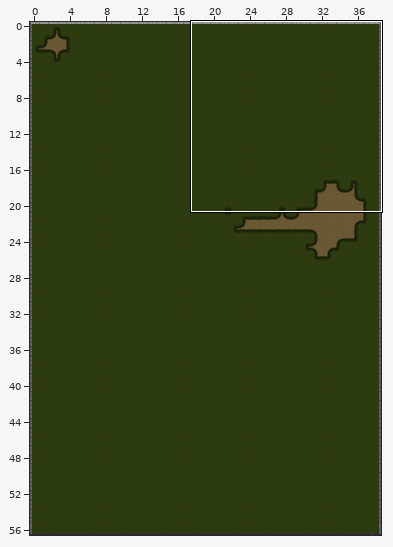
Tiled map, stored at resources/maps/map2.tmx. The first picture is a wide view before the edit; the outline marks the close-up.
Close-up. Before:
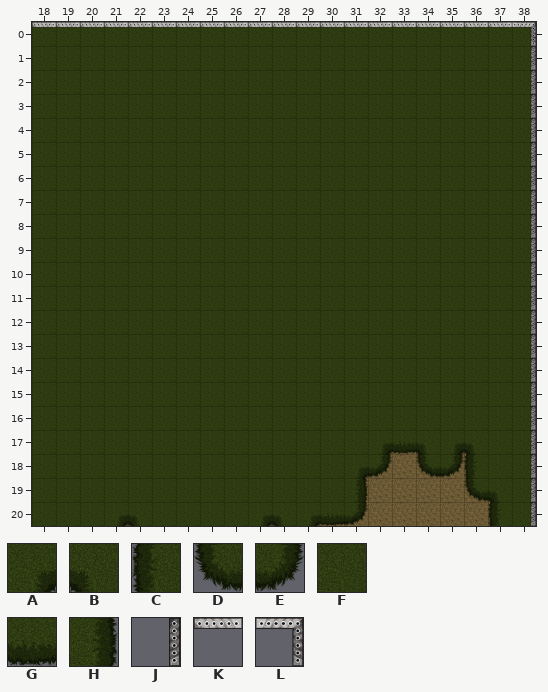
Cells are 89x89 px. Shown: x 18..38, y 0..20. The commit also changed other parts of the map, which this record leaves out.
Key: from "Nature": A 1 "grass_tiles_0004_Layer-5", B 2 "grass_tiles_0005_Layer-5", C 3 "grass_tiles_0006_Layer-4", D 6 "grass_tiles_0009_Layer-4", E 7 "grass_tiles_0010_Layer-4", F 10 "grass_tiles_0000_Layer-5", G 11 "grass_tiles_0001_Layer-5", H 12 "grass_tiles_0002_Layer-5"; from "Structure": J 131 "roof_0020_Layer-21 (Tile", K 133 "roof_0022_Layer-23 (Tile", L 134 "roof_0023_Layer-24 (Tile".
_ is an empty cell, # one hidden under a higher layer.
Layers that did not change in this view are not listed.
Layer "Grass" before, first column x 18:
 0 FFFFFFFFFFFFFFFFFFFFF
 1 FFFFFFFFFFFFFFFFFFFFF
 2 FFFFFFFFFFFFFFFFFFFFF
 3 FFFFFFFFFFFFFFFFFFFFF
 4 FFFFFFFFFFFFFFFFFFFFF
 5 FFFFFFFFFFFFFFFFFFFFF
 6 FFFFFFFFFFFFFFFFFFFFF
 7 FFFFFFFFFFFFFFFFFFFFF
 8 FFFFFFFFFFFFFFFFFFFFF
 9 FFFFFFFFFFFFFFFFFFFFF
10 FFFFFFFFFFFFFFFFFFFFF
11 FFFFFFFFFFFFFFFFFFFFF
12 FFFFFFFFFFFFFFFFFFFFF
13 FFFFFFFFFFFFFFFFFFFFF
14 FFFFFFFFFFFFFFFFFFFFF
15 FFFFFFFFFFFFFFFFFFFFF
16 FFFFFFFFFFFFFFFFFFFFF
17 FFFFFFFFFFFFFFAGBABFF
18 FFFFFFFFFFFFFAE_DECFF
19 FFFFFFFFFFFFFH____DBF
20 FFFABFFFFABAGE_____CF
Layer "Walls" before, first column x 18:
 0 KKKKKKKKKKKKKKKKKKKKL
 1 ____________________J
 2 ____________________J
 3 ____________________J
 4 ____________________J
 5 ____________________J
 6 ____________________J
 7 ____________________J
 8 ____________________J
 9 ____________________J
10 ____________________J
11 ____________________J
12 ____________________J
13 ____________________J
14 ____________________J
15 ____________________J
16 ____________________J
17 ____________________J
18 ____________________J
19 ____________________J
20 ____________________J
And afterwards:
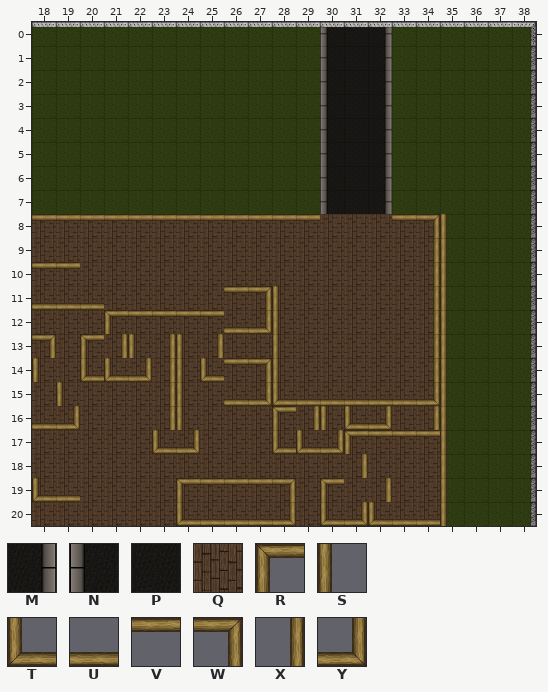
Further tiles: from "Road": M 3 "asphalt_tiles_0003_Layer", N 4 "asphalt_tiles_0004_Layer", P 12 "asphalt_tiles_0012_Layer", Q 13 "wood (Tile)"; from "Structure": R 71 "walls_0002_Layer-3 (Tile", S 72 "walls_0003_Layer-4 (Tile", T 73 "walls_0004_Layer-5 (Tile", U 74 "walls_0005_Layer-6 (Tile", V 75 "walls_0006_Layer-7 (Tile", W 76 "walls_0007_Layer-8 (Tile", X 77 "walls_0008_Layer-9 (Tile", Y 78 "walls_0009_Layer-10 (Til".
Edits made:
Layer "Grass":
y 17: x 32..36 AGBAB -> ###FF
y 18: x 31..32 AE -> ##; x 34..36 DEC -> #FF
y 19: x 31 H -> #; x 35..37 _DB -> FFF
y 20: x 21..22 AB -> ##; x 27..31 ABAGE -> #####; x 35..37 __C -> FFF
Layer "Road":
y 0..7: x 30..32 ___ -> NPM
y 8..20: x 18..34 _________________ -> QQQQQQQQQQQQQQQQQ
Layer "Walls":
y 8: x 18..29 ____________ -> VVVVVVVVVVVV; x 33..35 ___ -> VWS
y 9: x 34..35 __ -> XS
y 10: x 18..19 __ -> VV; x 34..35 __ -> XS
y 11: x 18..20 ___ -> UUU; x 26..28 ___ -> VWS; x 34..35 __ -> XS
y 12: x 21..28 ________ -> RVVVVUYS; x 34..35 __ -> XS
y 13: x 18 _ -> W; x 20..25 ______ -> RXSXSX; x 28 _ -> S; x 34..35 __ -> XS
y 14: x 18 _ -> S; x 20..28 _________ -> TTYXSTVWS; x 34..35 __ -> XS
y 15: x 19 _ -> S; x 23..24 __ -> XS; x 26..35 __________ -> UYTUUUUUYS
y 16: x 18..19 __ -> UY; x 23..24 __ -> XS; x 28..32 _____ -> RXSTY; x 34..35 __ -> XS
y 17: x 23..24 __ -> TY; x 28..35 ________ -> TTYRVVVS
y 18: x 31 _ -> X; x 35 _ -> S
y 19: x 18..19 __ -> TU; x 24..28 _____ -> RVVVW; x 30 _ -> R; x 32 _ -> X; x 35 _ -> S
y 20: x 24..28 _____ -> TUUUY; x 30..35 ______ -> TYTUUS
Boxes around the changes in both close-ups, in picture pixels (x1, y1, x2, y2):
changed: (32, 27, 500, 526)
